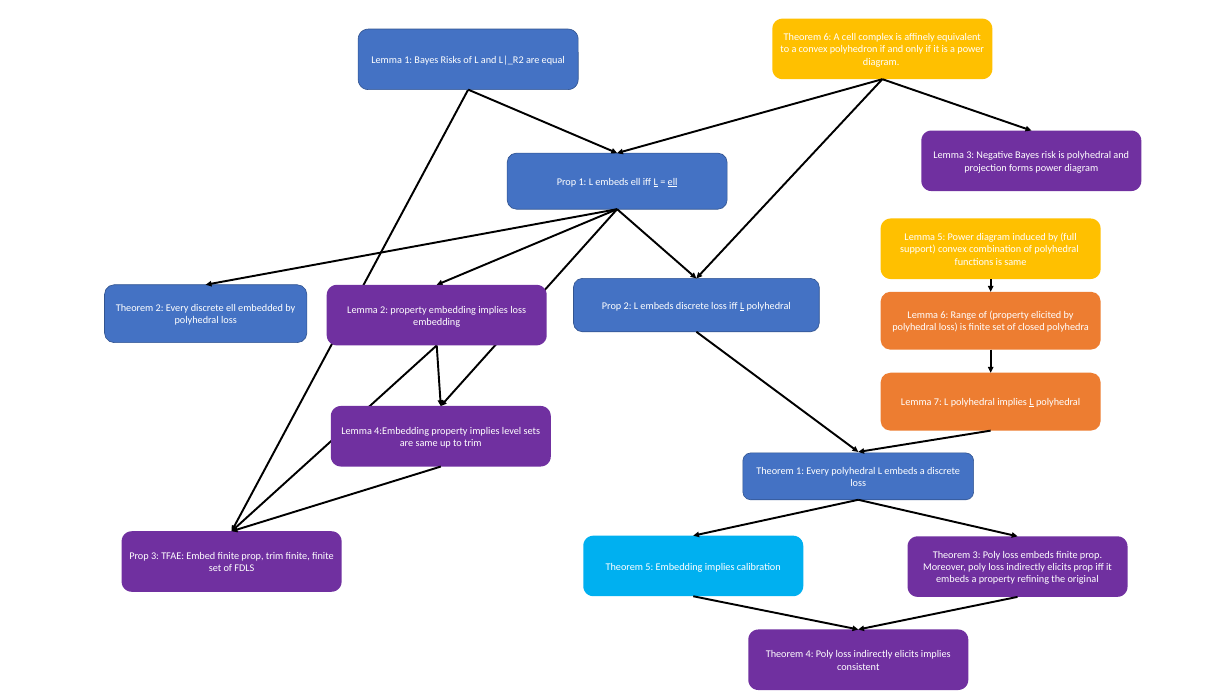
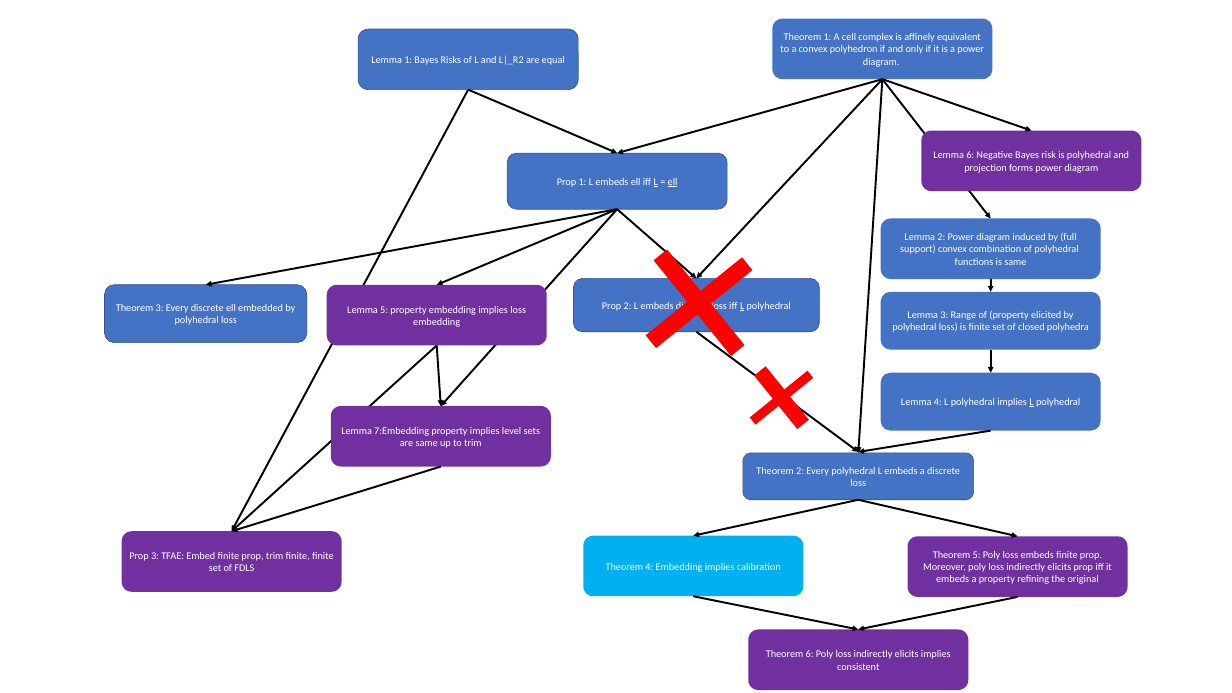
Before and after one commit to jfinocchiaro/cvx-fin, a slide deck: slide 1 of poly-embed-journal/storyboarding/dependency-graph-result.pptx. Drawn at 1232x693 pixels with LibreOffice and Linux fonts; fonts in the diff are those of the drawing. Boxes give left, top, right and bottom in pixels: in the first picture for what was removed or moved away, otherwise in the second. Text is boxed around its words. In the diff, an @@ line names an element or a change of style, - is before the commit and + after.

```diff
--- a/poly-embed-journal/storyboarding/dependency-graph-result.pptx
+++ b/poly-embed-journal/storyboarding/dependency-graph-result.pptx
@@ rounded rectangle "Theorem 1: A cell complex ..." at [772,18,992,79]: fill #FFC000 to #4472C4 @@
@@ text in rounded rectangle at [780,33,984,67]: text changed @@
-Theorem 6: A cell complex is affinely equivalent to a convex polyhedron if and only if it is a power diagram.
+Theorem 1: A cell complex is affinely equivalent to a convex polyhedron if and only if it is a power diagram.
@@ arrow added from (882, 79) to (858, 453), #000000 3 pt @@
@@ arrow added from (882, 79) to (990, 218), #000000 3 pt @@
@@ plus added at [612,216,786,389], fill #FF0000 @@
@@ rounded rectangle "Lemma 2: Power diagram induced ..." at [880,218,1100,279]: fill #FFC000 to #4472C4 @@
@@ text in rounded rectangle at [900,232,1078,265]: text changed @@
-Lemma 5: Power diagram induced by (full support) convex combination of polyhedral functions is same
+Lemma 2: Power diagram induced by (full support) convex combination of polyhedral functions is same
@@ rounded rectangle "Lemma 3: Range of (property ..." at [880,292,1100,350]: fill #ED7D31 to #4472C4 @@
@@ text in rounded rectangle at [892,310,1089,332]: text changed @@
-Lemma 6: Range of (property elicited by polyhedral loss) is finite set of closed polyhedra
+Lemma 3: Range of (property elicited by polyhedral loss) is finite set of closed polyhedra
@@ plus added at [731,347,832,448], fill #FF0000 @@
@@ rounded rectangle "Lemma 4: L polyhedral implies ..." at [880,373,1100,431]: fill #ED7D31 to #4472C4 @@
@@ text in rounded rectangle at [901,398,1080,407]: text changed @@
-Lemma 7: L polyhedral implies L polyhedral
+Lemma 4: L polyhedral implies L polyhedral
@@ text in rounded rectangle at [341,427,540,448]: text changed @@
-Lemma 4:Embedding property implies level sets are same up to trim
+Lemma 7:Embedding property implies level sets are same up to trim
@@ text in rounded rectangle at [756,467,960,486]: text changed @@
-Theorem 1: Every polyhedral L embeds a discrete loss
+Theorem 2: Every polyhedral L embeds a discrete loss
@@ text in rounded rectangle at [606,563,781,572]: text changed @@
-Theorem 5: Embedding implies calibration
+Theorem 4: Embedding implies calibration
@@ text in rounded rectangle at [923,551,1112,584]: text changed @@
-Theorem 3: Poly loss embeds finite prop. Moreover, poly loss indirectly elicits prop iff it embeds a property refining the original
+Theorem 5: Poly loss embeds finite prop. Moreover, poly loss indirectly elicits prop iff it embeds a property refining the original
```
Also in this commit, not shown: 1 other slide changed, 2 other files.
